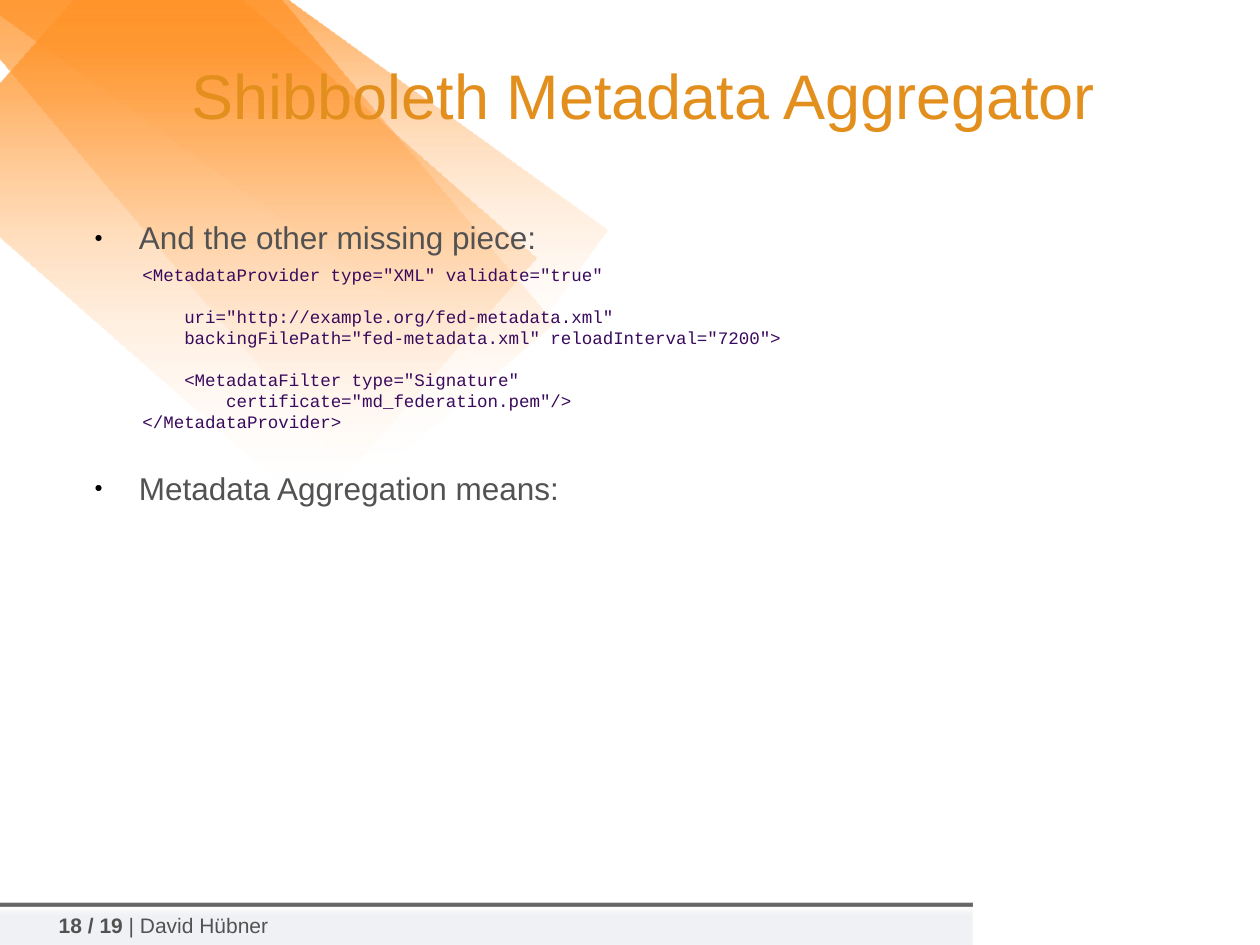
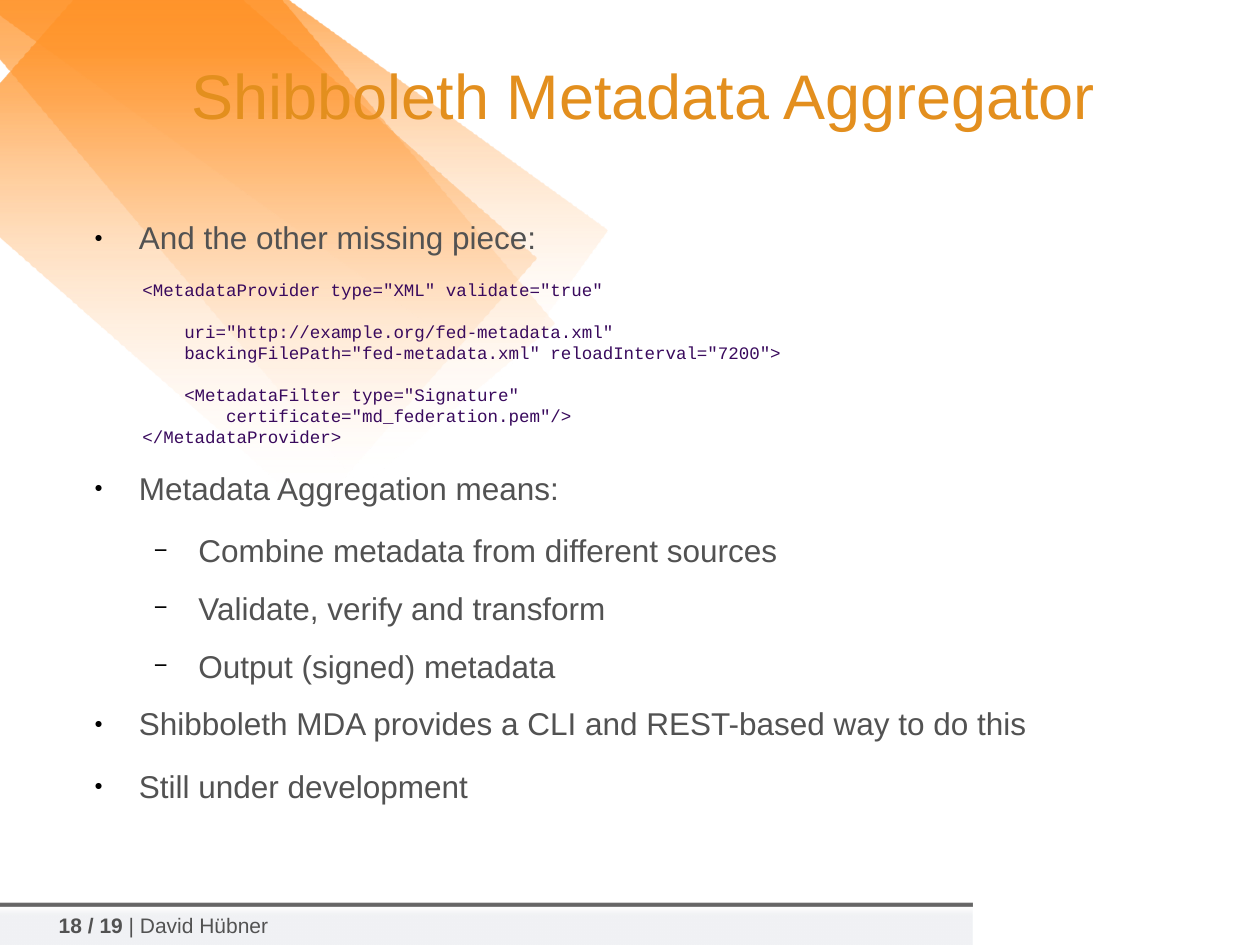
Before and after one commit to tiime2018/lab1, a slide deck: slide 18 of slides/2018-02-06_TIIME-Shibboleth-02-Shib-Intro.odp. Drawn at 1260x945 pixels with LibreOffice and Linux fonts; fonts in the diff are those of the drawing; background and template pictures are left out. Boxes give left, top, right and bottom in pixels: in the first picture for what was removed or moved away, otherwise in the second. Text is boxed around its words. In the diff, an @@ line names an element or a change of style, - is before the commit and + after.

Commit message:
Slides v2

```diff
--- a/slides/2018-02-06_TIIME-Shibboleth-02-Shib-Intro.odp
+++ b/slides/2018-02-06_TIIME-Shibboleth-02-Shib-Intro.odp
@@ text "<MetadataProvider type="XML" validate="true" uri="http://exa ...": place and size @@
-text "<MetadataProvider type="XML" validate="true" uri="http://exa ..." at bbox=[142, 269, 780, 429]
+text "<MetadataProvider type="XML" validate="true" uri="http://exa ..." at bbox=[142, 284, 780, 444]
@@ text at bbox=[139, 539, 1026, 804]: paragraphs added @@
+  − Combine metadata from different sources
+  − Validate, verify and transform
+  − Output (signed) metadata
+● Shibboleth MDA provides a CLI and REST-based way to do this
+● Still under development
```
Also in this commit, not shown: 1 other slide changed, 1 other file.
